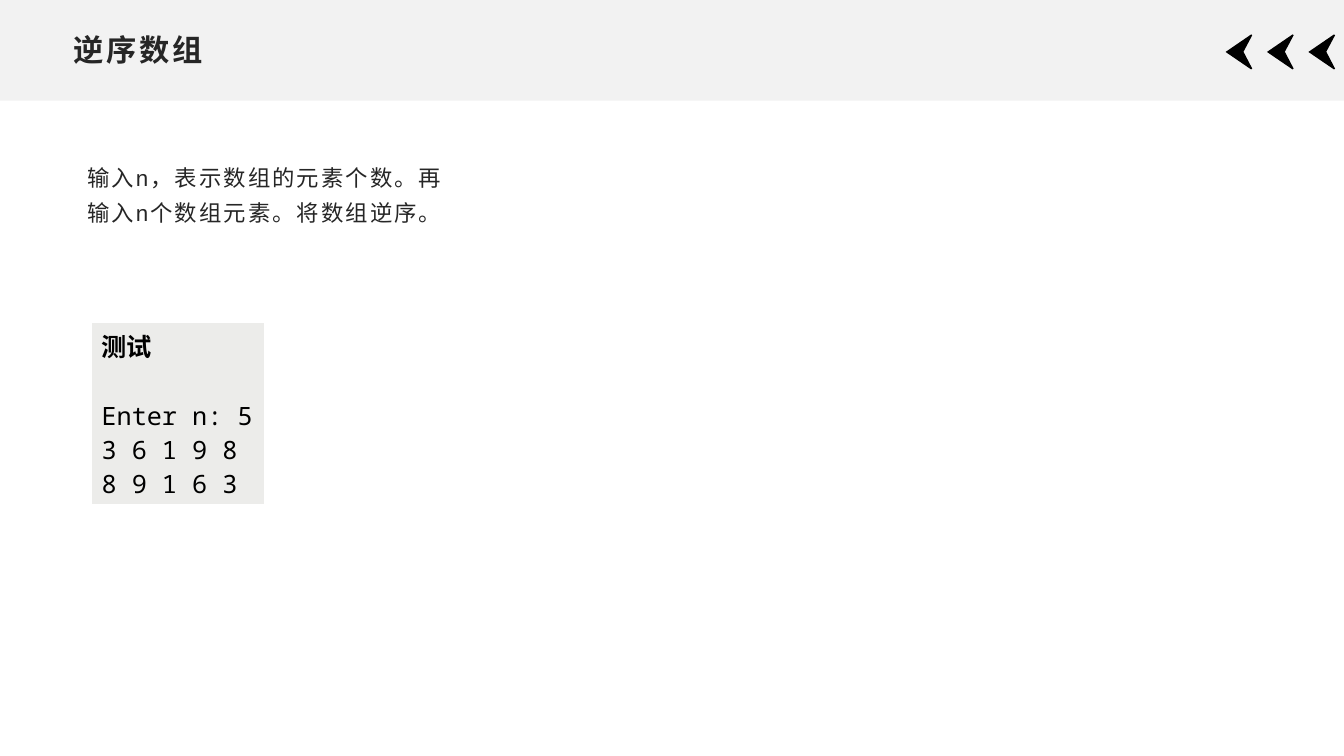
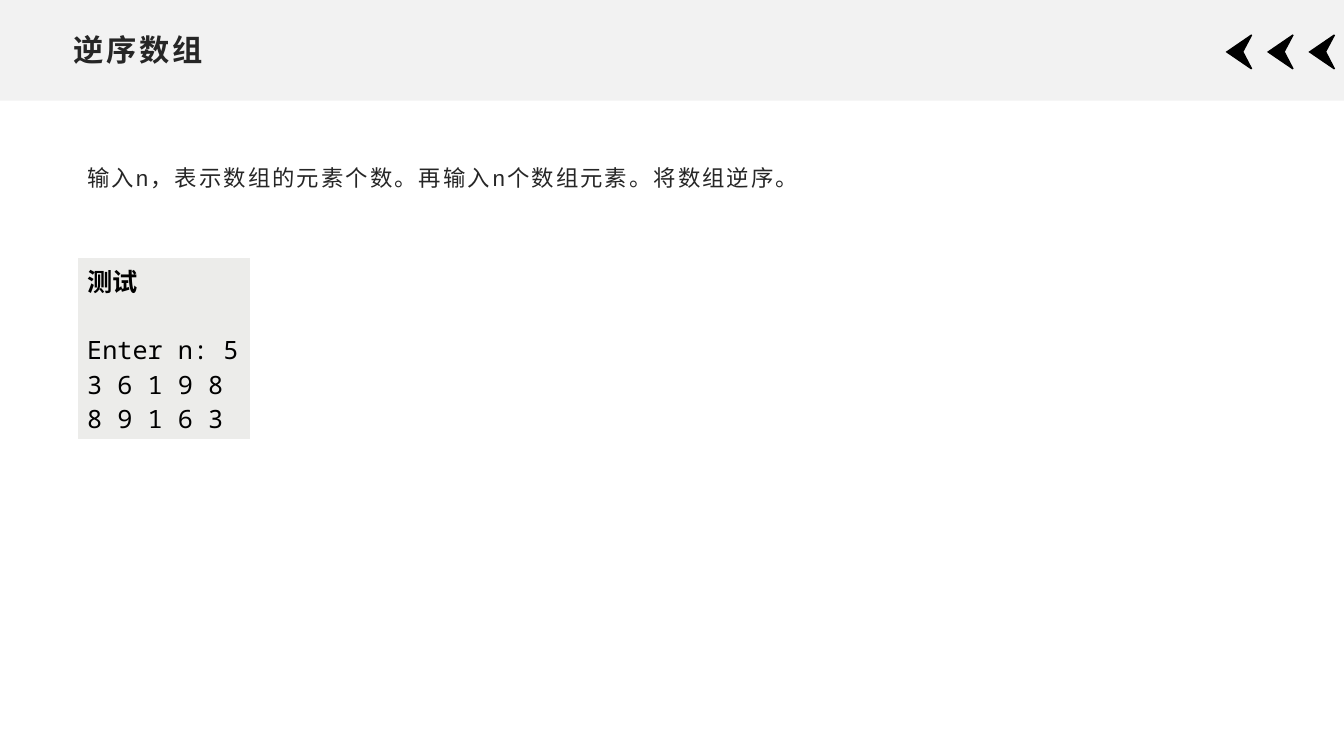
Before and after one commit to xdai02/Java, a slide deck: slide 31 of slides/Chapter4.pptx. Drawn at 1344x756 pixels with LibreOffice and Linux fonts; fonts in the diff are those of the drawing. Boxes give left, top, right and bottom in pixels: in the first picture for what was removed or moved away, otherwise in the second. Text is boxed around its words. In the diff, an @@ line names an element or a change of style, - is before the commit and + after.

Commit message:
fix

```diff
--- a/slides/Chapter4.pptx
+++ b/slides/Chapter4.pptx
@@ text "输入n，表示数组的元素个数。再输入n个数组元素。将数组逆序。" rewrapped from [87, 167, 441, 223] to [87, 167, 798, 188] @@
@@ table: place and size @@
-table at [92, 323, 265, 498]
+table at [78, 257, 251, 433]
```
